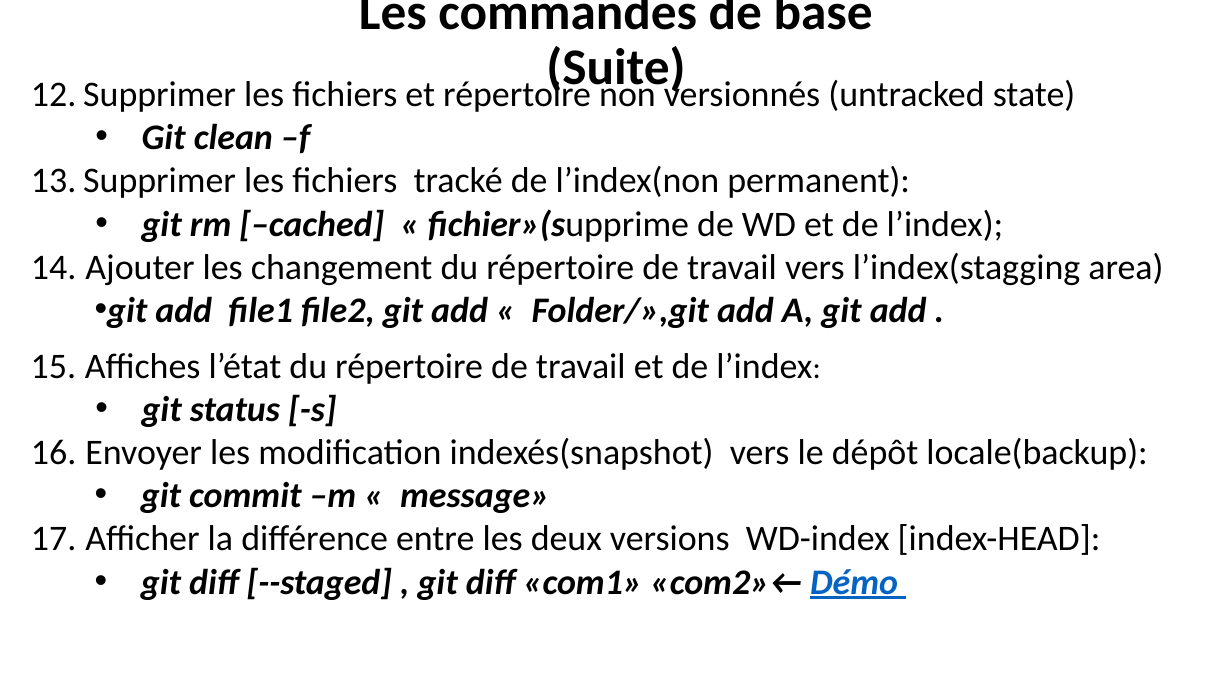
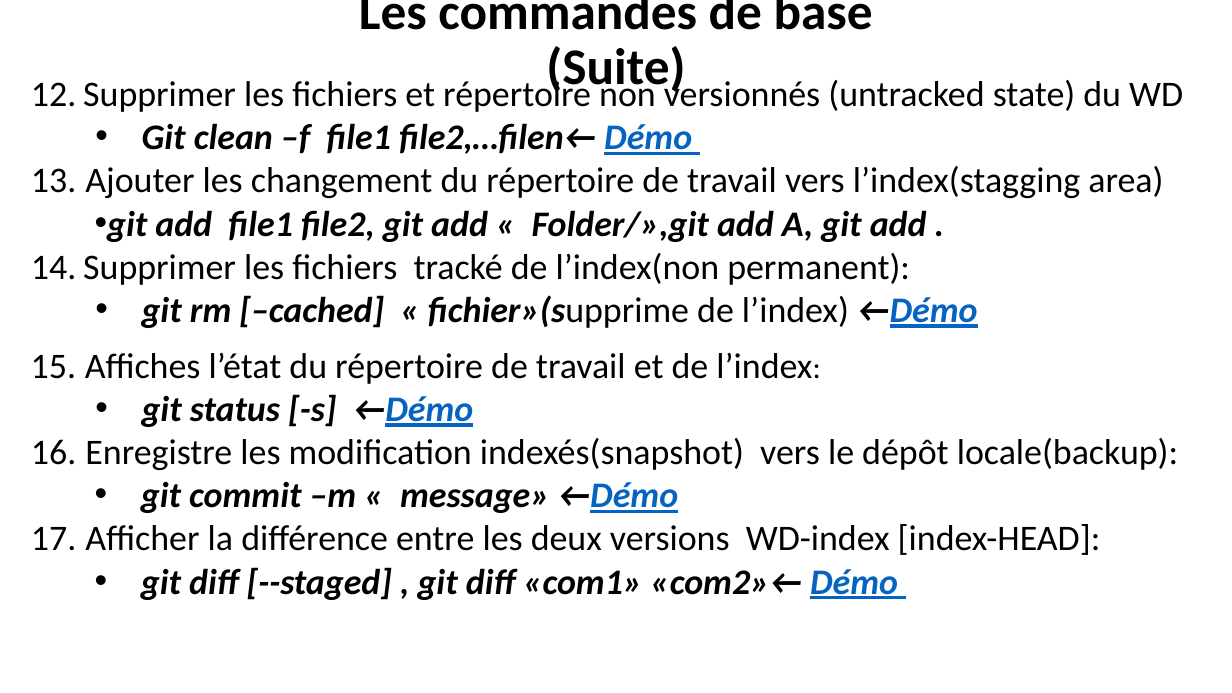
Before and after one commit to belakebiboussad/form, a slide deck: slide 9 of Formation Git.pptx. Drawn at 1232x693 pixels with LibreOffice and Linux fonts; fonts in the diff are those of the drawing. Boxes give left, top, right and bottom in pixels: in the first picture for what was removed or moved away, otherwise in the second. Text is boxed around its words. In the diff, an @@ line names an element or a change of style, - is before the commit and + after.

```diff
--- a/Formation Git.pptx
+++ b/Formation Git.pptx
@@ text at box(83, 76, 1183, 155): text changed @@
-  12. Supprimer les fichiers et répertoire non versionnés (untracked state)
-  • Git clean –f
-  13. Supprimer les fichiers tracké de l’index(non permanent):
-  • git rm [–cached] « fichier»(supprime de WD et de l’index);
+  12. Supprimer les fichiers et répertoire non versionnés (untracked state) du WD
+  • Git clean –f file1 file2,…filen← Démo
@@ text at box(83, 253, 978, 328): paragraphs added @@
+  14. Supprimer les fichiers tracké de l’index(non permanent):
+  • git rm [–cached] « fichier»(supprime de l’index) ←Démo
@@ text at box(85, 394, 1178, 513): text changed @@
-  • git status [-s]
-  16. Envoyer les modification indexés(snapshot) vers le dépôt locale(backup):
-  • git commit –m « message»
+  • git status [-s] ←Démo
+  16. Enregistre les modification indexés(snapshot) vers le dépôt locale(backup):
+  • git commit –m « message» ←Démo
```
Also in this commit, not shown: 1 other slide changed, 1 slide added, 1 other file.
